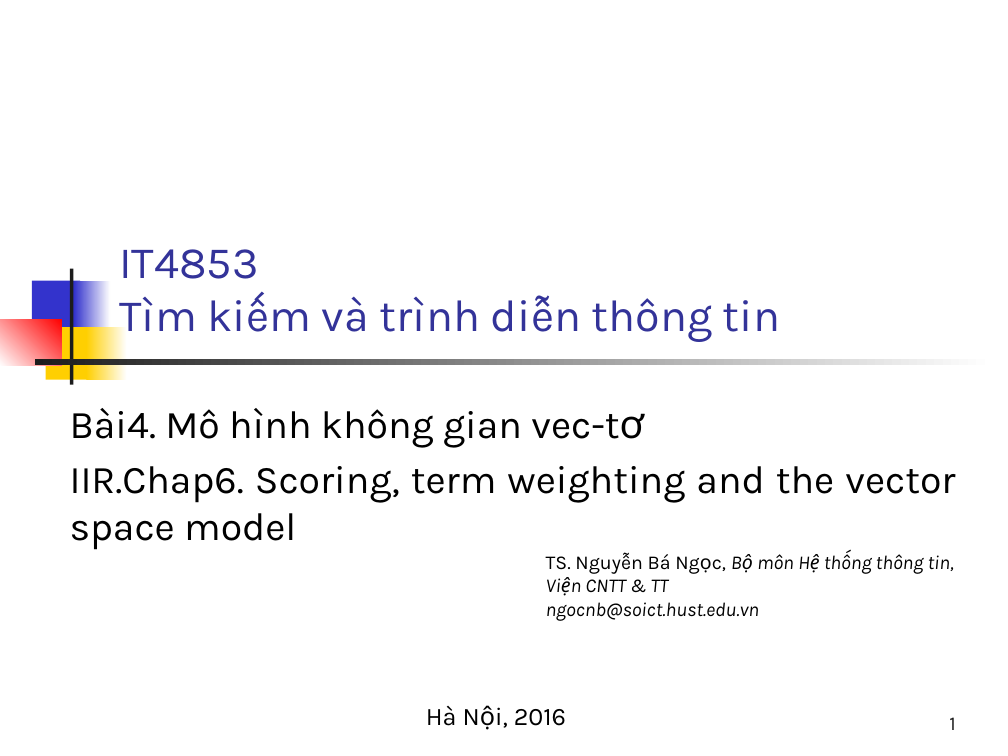
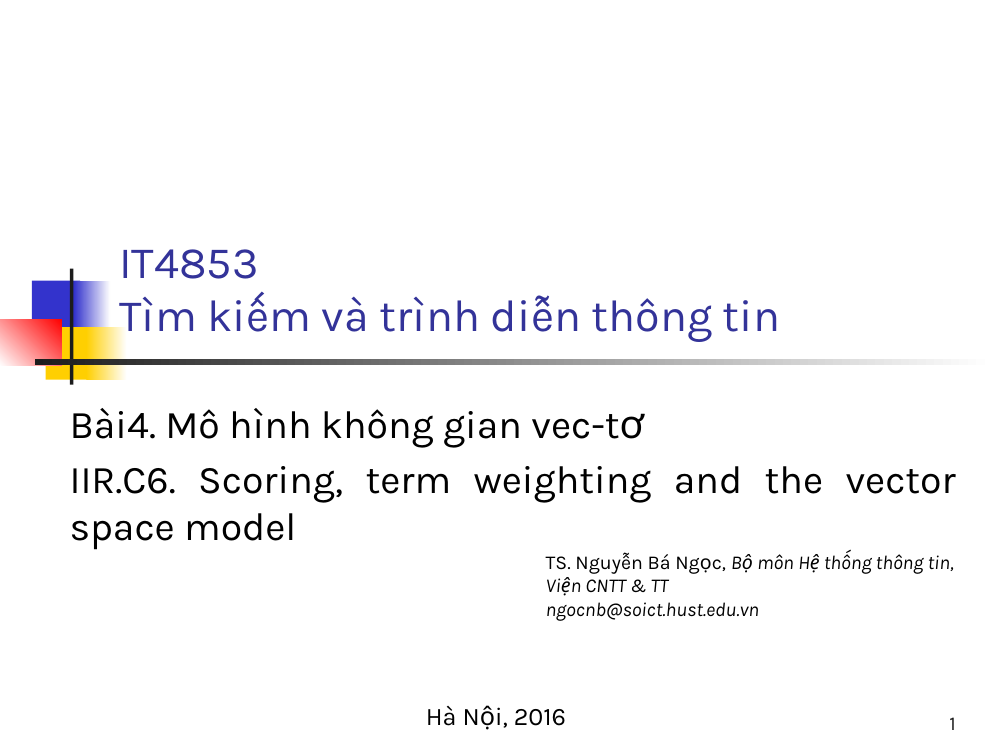
Before and after one commit to bangoc/IT4853, a slide deck: slide 1 of Bai 4 Mô hình không gian vec-tơ.pptx. Drawn at 1008x756 pixels with LibreOffice and Linux fonts; fonts in the diff are those of the drawing. Boxes give left, top, right and bottom in pixels: in the first picture for what was removed or moved away, otherwise in the second. Text is boxed around its words. In the diff, an @@ line names an element or a change of style, - is before the commit and + after.

```diff
--- a/Bai 4 Mô hình không gian vec-tơ.pptx
+++ b/Bai 4 Mô hình không gian vec-tơ.pptx
@@ subtitle at (70,466,956,550): text changed @@
-IIR.Chap6. Scoring, term weighting and the vector space model
+IIR.C6. Scoring, term weighting and the vector space model
```
Also in this commit, not shown: 9 other files.
